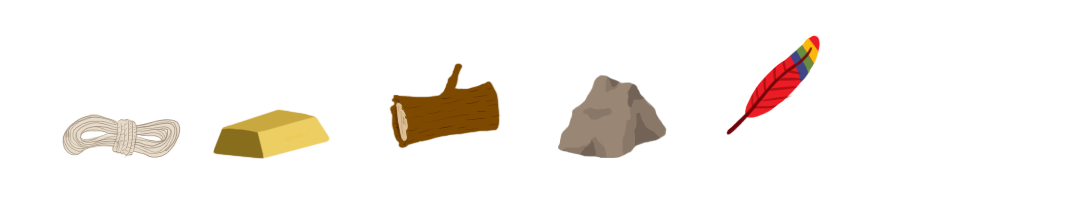
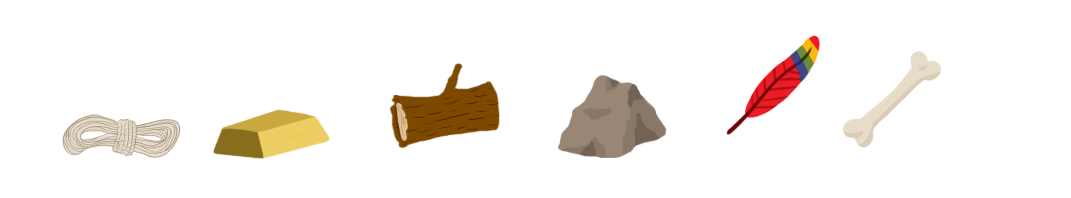
Layer changes from the first 1071×198 image to the second:
painted on "Layer 2" over (405, 47, 942, 148)
hid "Background" over (405, 47, 942, 148)
